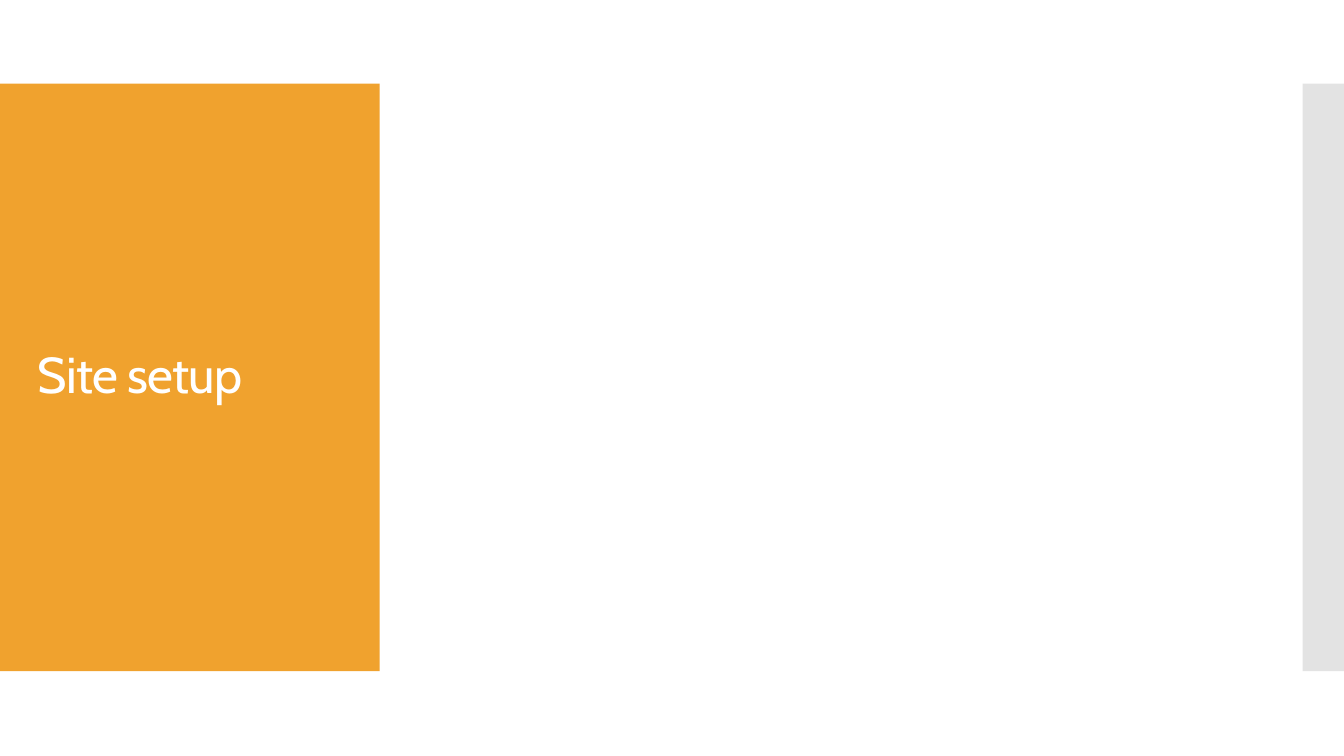
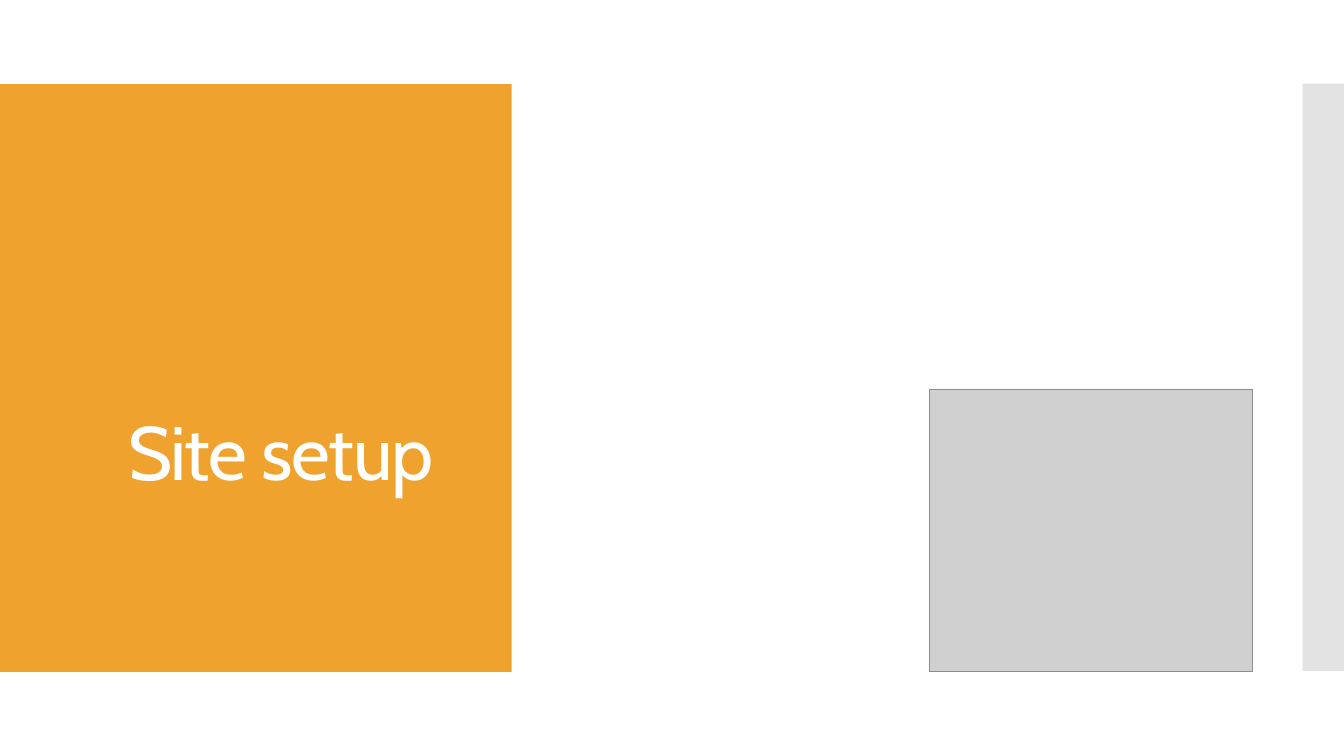
Before and after one commit to Raptor854/2.4-Practice-Assesment, a slide deck: slide 16 of Matthew MacDonald - 2.4 Practice Task Portfolio.pptx. Drawn at 1344x756 pixels with LibreOffice and Linux fonts; fonts in the diff are those of the drawing; grey boxes stand for pictures. Boxes give left, top, right and bottom in pixels: in the first picture for what was removed or moved away, otherwise in the second. Text is boxed around its words. In the diff, an @@ line names an element or a change of style, - is before the commit and + after.

```diff
--- a/Matthew MacDonald - 2.4 Practice Task Portfolio.pptx
+++ b/Matthew MacDonald - 2.4 Practice Task Portfolio.pptx
@@ rectangle added at bbox=[0, 0, 1344, 756], fill #FFFFFF @@
@@ rectangle added at bbox=[0, 84, 1008, 671], fill #F0A22E @@
@@ rectangle added at bbox=[0, 84, 512, 671], fill #F0A22E @@
@@ rectangle added at bbox=[1022, 84, 1344, 671], fill #C8C8C8 at 50% opacity @@
@@ title "Site setup": place and size @@
-title "Site setup" at bbox=[38, 357, 243, 404]
+title "Site setup" at bbox=[128, 426, 434, 497]
@@ title "Site setup" at bbox=[128, 426, 434, 497]: size 36 to 54 pt, letter spacing -0.6 to -1 pt; vertical alignment middle to bottom @@
@@ picture added at bbox=[930, 390, 1252, 671] @@
```
Also in this commit, not shown: 1 other file.
